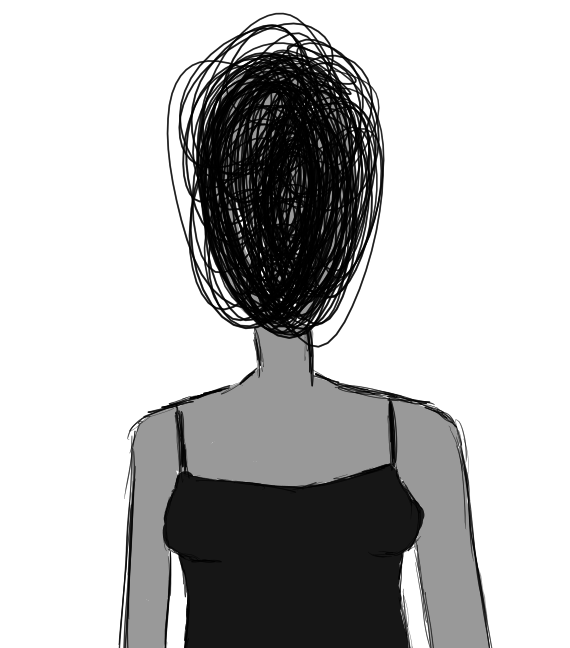
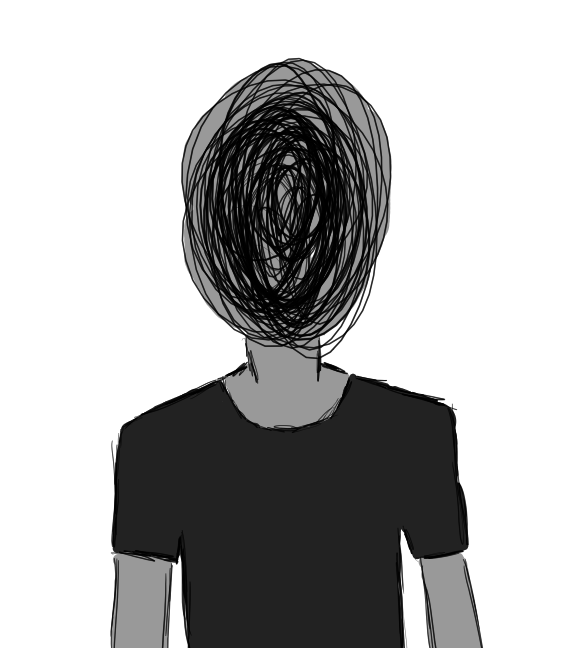
Comparing the layer stacks of the two w=570, h=648 images. Changes:
added layer "Шар малювання 10" above "Шар малювання 8" over box(110, 12, 493, 648)
hid "Шар малювання 7", opacity 100% → 42%, painted on it over box(110, 12, 493, 648)
painted on "Шар малювання 3" over box(110, 12, 493, 648)
added layer "Шар малювання 9" above "Шар малювання 4" over box(192, 320, 384, 640)
painted on "Шар малювання 4" over box(110, 12, 493, 648)